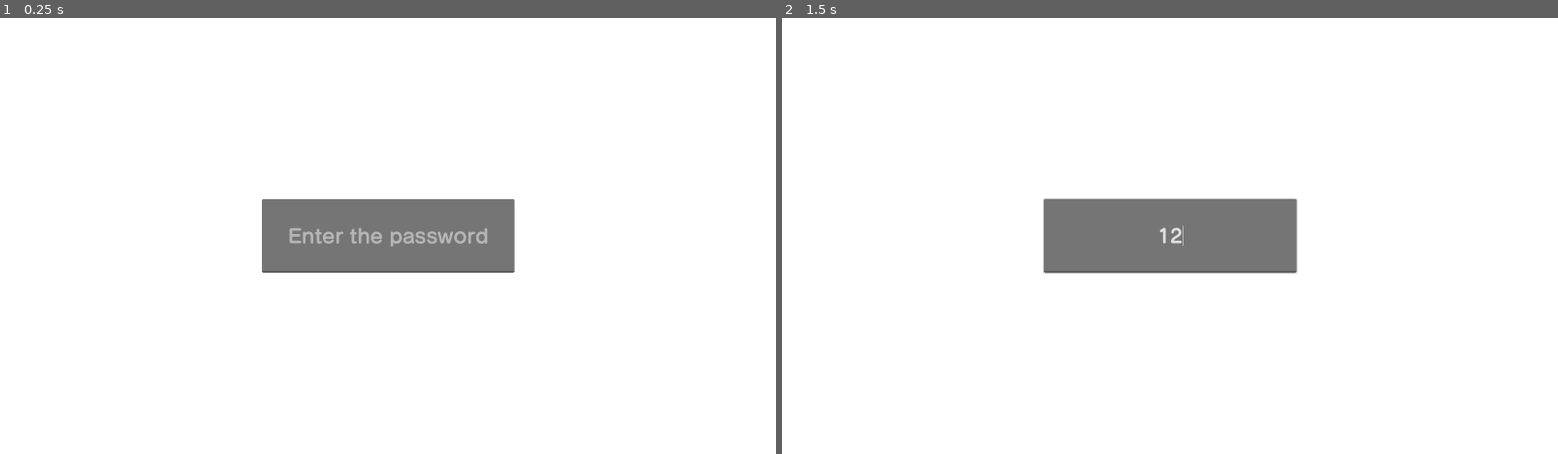
Above: before the commit, frames 1-2 (left to right).
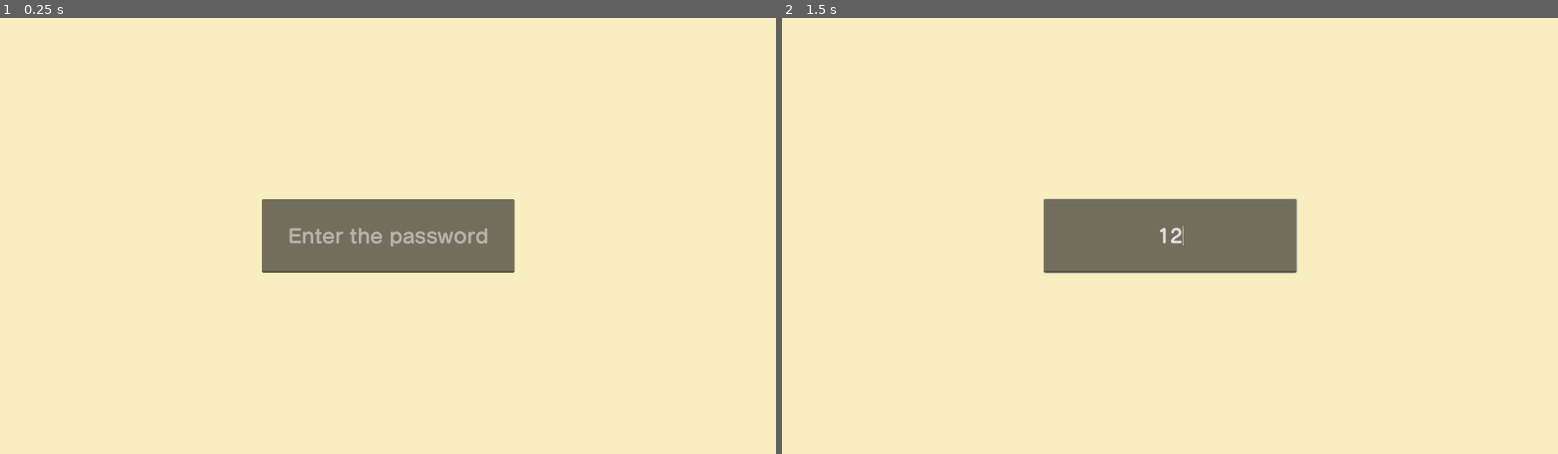
Above: after the commit, the same moments.

Repository: hasanqazi/ac
Game: Godot game, scene res://main.tscn
The game is run twice, just before and just after one commit, with the same random seed, the same clock (stepped at 60 frames per second) and the same inputs.
Inputs (mouse positions are in pixels of both pictures, inside the frame that each line leads up to):
- Up to frame 1 (0.25 s): no input
- Up to frame 2 (1.5 s): click (1170, 236) at 0.52 s; type "12" at 0.6 s; tap Enter (ui_accept) at 1.25 s

The runs differ from the first frame. In frame 1, 99% of the frame differs, in the area x 0-100%, y 0-100%; in frame 2, 100%.

Commit message:
Fix background color

Diff:
--- a/main.tscn
+++ b/main.tscn
@@ -19,6 +19,7 @@
 anchor_bottom = 1.0
 grow_horizontal = 2
 grow_vertical = 2
+color = Color(0.976471, 0.933333, 0.74902, 1)
 
 [node name="LineEdit" type="LineEdit" parent="."]
 layout_mode = 1
Not shown, changed: index.html
Not shown, changed: index.pck
